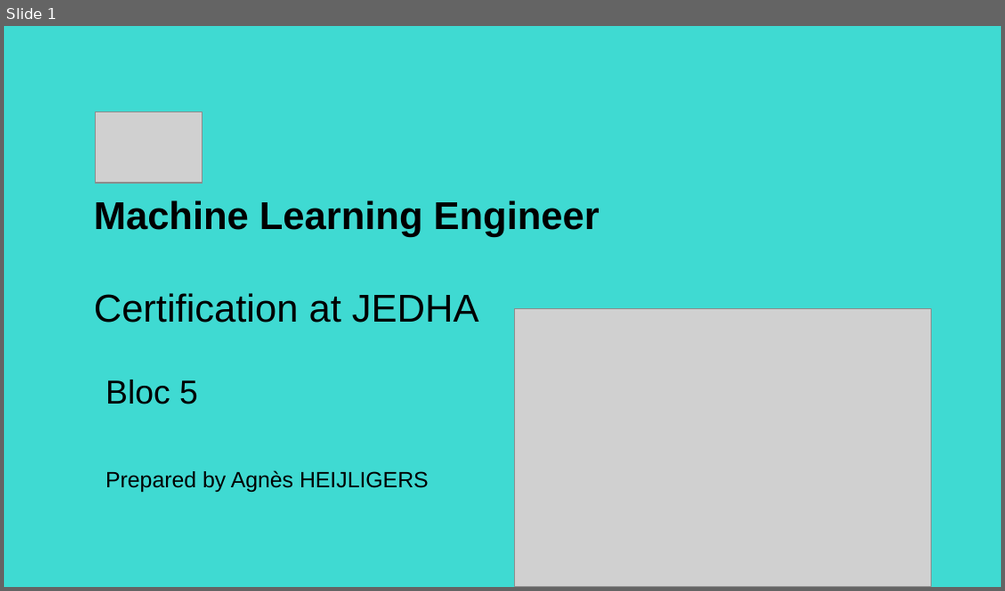
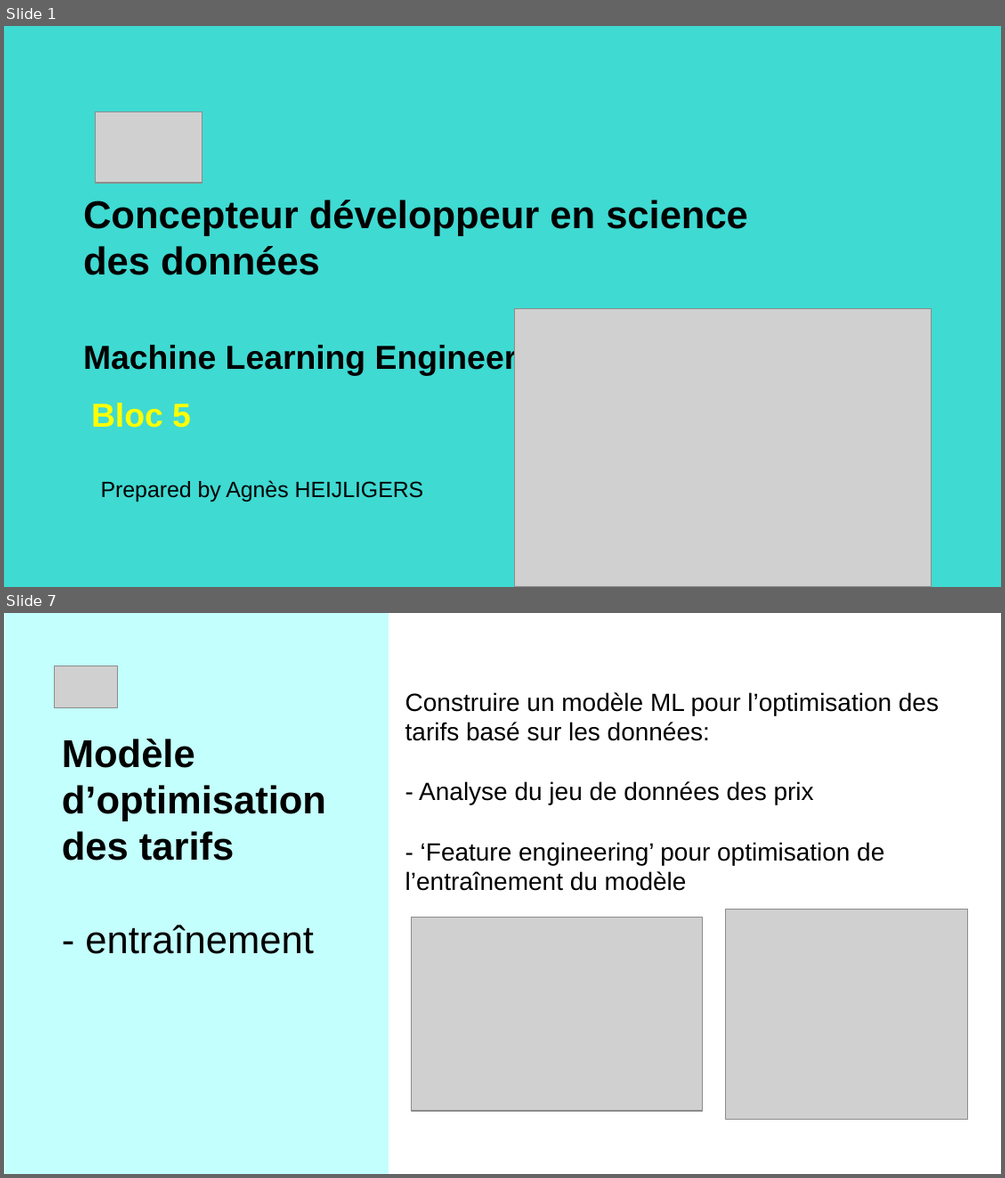
Before and after one commit to AgaHei/getaround-pricing-api, a slide deck: Getaround_Project_AH.pptx. Shown one above the other, each under a label of ours: slide 1 before the commit, slides 1 and 7 after it; the slides between them are not shown. The pictures are 1005x591 and 1005x1178 pixels, drawn with LibreOffice and Linux fonts; fonts in the diff are those of the drawing; grey boxes stand for pictures. Boxes give left, top, right and bottom in pixels: in the first picture for what was removed or moved away, otherwise in the second. Text is boxed around its words. In the diff, an @@ line names an element or a change of style, - is before the commit and + after.

```diff
--- a/Getaround_Project_AH.pptx
+++ b/Getaround_Project_AH.pptx
@@ slide 7 added at [4, 613, 1001, 1174], background #FFFFFF @@
@@ rectangle added at [5, 613, 388, 1173], fill #C3FFFC @@
@@ picture added at [55, 666, 118, 707] @@
@@ title added at [405, 692, 938, 891], 18 pt, text #000000 @@
+Construire un modèle ML pour l’optimisation des tarifs basé sur les données:
+- Analyse du jeu de données des prix
+- ‘Feature engineering’ pour optimisation de l’entraînement du modèle
@@ title added at [62, 738, 326, 954], 28 pt, text #000000, bold @@
+Modèle d’optimisation des tarifs
+- entraînement
@@ picture added at [412, 917, 703, 1111] @@
@@ picture added at [726, 909, 968, 1119] @@
@@ slide 1 changed as well @@
@@ title at [83, 200, 748, 376]: text changed @@
-Machine Learning Engineer
-Certification at JEDHA
+Concepteur développeur en science des données
+Machine Learning Engineer
@@ title "Bloc 5": place and size @@
-title "Bloc 5" at [105, 379, 198, 404]
+title "Bloc 5" at [91, 402, 191, 427]
@@ title "Bloc 5" at [91, 402, 191, 427]: text colour #000000 to #FFFF00, bold on @@
@@ text "Prepared by Agnès HEIJLIGERS": place and size @@
-text "Prepared by Agnès HEIJLIGERS" at [105, 470, 429, 491]
+text "Prepared by Agnès HEIJLIGERS" at [101, 480, 424, 501]
```
Also in this commit, not shown: 5 other slides changed, 6 other slides added, 7 slides removed, 6 other files.
